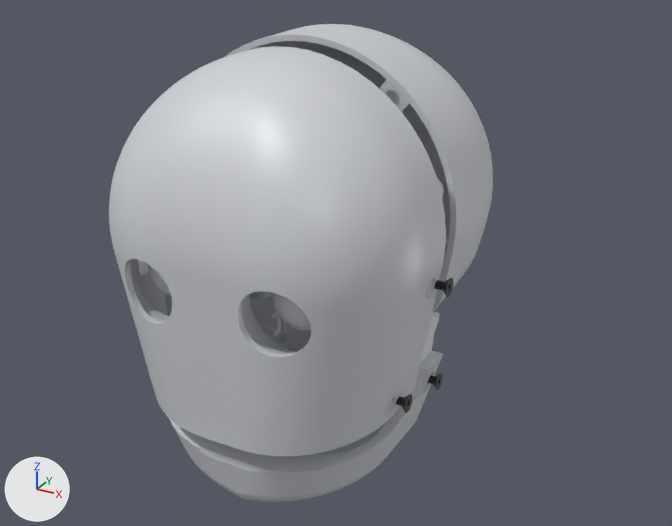
What one commit did to the glTF model public/models/baker-head-exploded-web.glb.
The view is the same before and after, from a camera (50 mm lens) standing at (0.224, -0.369, 0.175) and looking at (0.013, 0.016, -0.018). Lighting does not change. The marker at lower left points along +X, +Y and +Z. The picture after the commit comes second. Where no turn or scale is listed for an object, it has been applied to the vertices.

The first picture shows 'Default', 'Eyeball', 'Head Centre Part V2', 'Skull Composite Part', 'Skull Jaw', 'Skull Top Back' and 7 more.
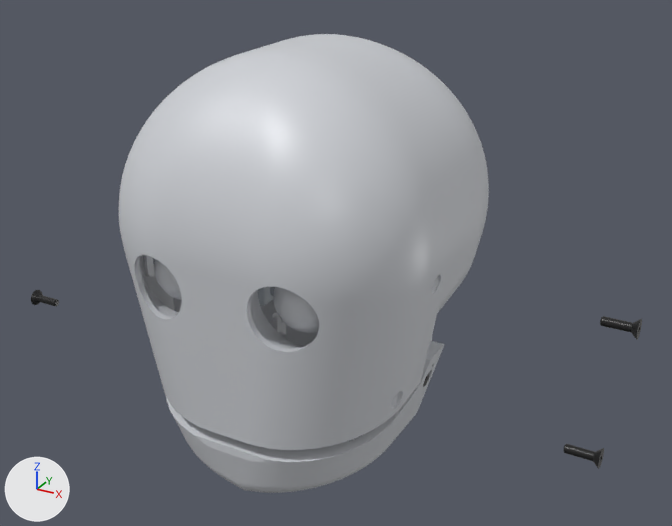
Not drawn themselves, but carrying or shaping drawn objects: ob_explode_12___8_32_x_5_8__l_fhcs__steel__black_oxide, ob_explode_13___8_32_x_5_8__l_fhcs__steel__black_oxide, ob_explode_21___8_32_x_5_8__l_fhcs__steel__black_oxide, ob_explode_24___8_32_x_5_8__l_fhcs__steel__black_oxide, ob_explode_56__eyeball, ob_explode_58__eyeball.

Patch to the scene script:
```diff
--- a/public/models/baker-head-exploded-web.glb.py
+++ b/public/models/baker-head-exploded-web.glb.py
@@ ob_skull_composite_part @@
 ob_skull_composite_part = bpy.data.objects.new('Skull Composite Part', me_mesh122_mesh)
-ob_skull_composite_part.location = (0.0, -0.0371, 0.0083)
+ob_skull_composite_part.location = (0.0, -0.0304, 0.0077)
@@ ob_skull_jaw @@
 ob_skull_jaw = bpy.data.objects.new('Skull Jaw', me_mesh369_mesh)
-ob_skull_jaw.location = (0.0, -0.0195, -0.0922)
+ob_skull_jaw.location = (0.0, -0.0185, -0.0872)
@@ ob_default @@
 ob_default = bpy.data.objects.new('Default', me_mesh410_mesh)
-ob_default.location = (0.059, 0.0178, -0.0591)
+ob_default.location = (0.0536, 0.0178, -0.0591)
@@ ob_explode_12___8_32_x_5_8__l_fhcs__steel__black_oxide @@
 ob_explode_12___8_32_x_5_8__l_fhcs__steel__black_oxide.parent = ob_head_z_up_to_y_up
-ob_explode_12___8_32_x_5_8__l_fhcs__steel__black_oxide.location = (0.0075, 0.0, 0.0)
+ob_explode_12___8_32_x_5_8__l_fhcs__steel__black_oxide.location = (0.0, 0.0, 0.0)
@@ ob_explode_13___8_32_x_5_8__l_fhcs__steel__black_oxide @@
 ob_explode_13___8_32_x_5_8__l_fhcs__steel__black_oxide.parent = ob_head_z_up_to_y_up
-ob_explode_13___8_32_x_5_8__l_fhcs__steel__black_oxide.location = (-0.0075, 0.0, 0.0)
+ob_explode_13___8_32_x_5_8__l_fhcs__steel__black_oxide.location = (-0.0978, 0.0, 0.0)
@@ ob_skull_top_back @@
 ob_skull_top_back = bpy.data.objects.new('Skull Top Back', me_mesh515_mesh)
-ob_skull_top_back.location = (0.0, 0.0572, 0.0289)
+ob_skull_top_back.location = (0.0, 0.0517, 0.0247)
@@ ob_explode_21___8_32_x_5_8__l_fhcs__steel__black_oxide @@
 ob_explode_21___8_32_x_5_8__l_fhcs__steel__black_oxide.parent = ob_head_z_up_to_y_up
-ob_explode_21___8_32_x_5_8__l_fhcs__steel__black_oxide.location = (0.0075, 0.0, 0.0)
+ob_explode_21___8_32_x_5_8__l_fhcs__steel__black_oxide.location = (0.0978, 0.0, 0.0)
@@ ob_explode_24___8_32_x_5_8__l_fhcs__steel__black_oxide @@
 ob_explode_24___8_32_x_5_8__l_fhcs__steel__black_oxide.parent = ob_head_z_up_to_y_up
-ob_explode_24___8_32_x_5_8__l_fhcs__steel__black_oxide.location = (0.0075, 0.0, 0.0)
+ob_explode_24___8_32_x_5_8__l_fhcs__steel__black_oxide.location = (0.0922, 0.0, 0.0)
@@ ob_explode_56__eyeball @@
 ob_explode_56__eyeball.parent = ob_head_z_up_to_y_up
-ob_explode_56__eyeball.location = (0.00104, -0.0025, -0.00292)
+ob_explode_56__eyeball.location = (0.0, 0.0, 0.0)
@@ ob_explode_58__eyeball @@
 ob_explode_58__eyeball.parent = ob_head_z_up_to_y_up
-ob_explode_58__eyeball.location = (-0.00104, -0.0025, -0.00292)
+ob_explode_58__eyeball.location = (0.0, 0.0, 0.0)
```

Boxes [x1, y1, x2, y2] around the edits, measured in the pictures (672 x 526 px):
'Skull Composite Part', moved
    before: [109, 46, 446, 456]
    after: [119, 45, 452, 450]
'Skull Top Back', moved
    before: [225, 24, 493, 312]
    after: [257, 34, 489, 313]
'Skull Jaw', moved
    before: [169, 351, 443, 502]
    after: [166, 341, 445, 493]
'Eyeball', moved
    before: [272, 293, 311, 331]
    after: [274, 287, 319, 333]
'Eyeball.001', moved
    before: [148, 265, 171, 296]
    after: [154, 259, 182, 300]
'#8-32 x 5/8" L FHCS (Steel, Black Oxide).012', moved
    before: [434, 278, 453, 297]
    after: [600, 316, 642, 340]
'#8-32 x 5/8" L FHCS (Steel, Black Oxide).010', moved
    before: [396, 394, 412, 413]
    after: [563, 444, 604, 469]
'Default', moved (not visible afterwards)
    before: [410, 311, 440, 394]
'#8-32 x 5/8" L FHCS (Steel, Black Oxide).007', moved (not visible before)
    after: [31, 290, 59, 307]
'#8-32 x 5/8" L FHCS (Steel, Black Oxide).006', moved (mostly hidden afterwards)
    before: [427, 373, 443, 390]
    after: [423, 373, 429, 387]
